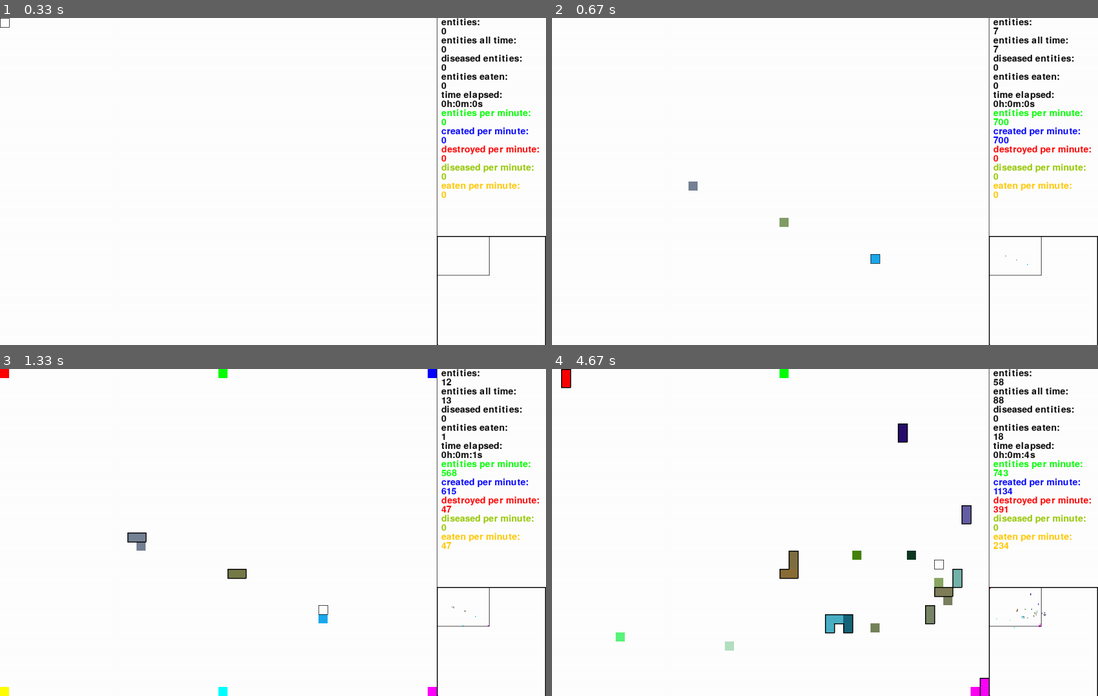
Above: before the commit, frames 1-4 (two rows, left to right).
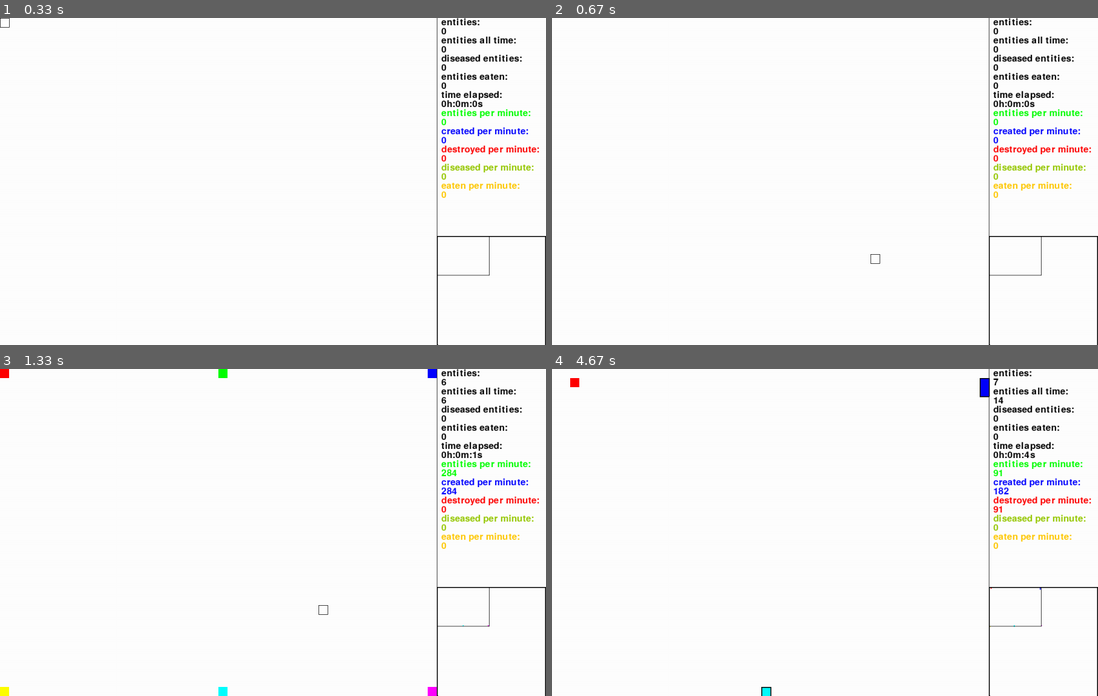
Above: after the commit, the same moments.

Repository: sbwhitt/pygame-life-simulation
Game: pygame game, started from main.py
Two runs of this game, one before a commit and one after it. Both use one fixed random seed, a clock stepped at 60 frames per second and the inputs below.
Inputs (mouse positions are in pixels of both pictures, inside the frame that each line leads up to):
- Up to frame 1 (0.33 s): no input
- Up to frame 2 (0.67 s): press the mouse at (693, 184) at 0.37 s; move the mouse to (786, 217) at 0.47 s; release the mouse at (879, 253) at 0.6 s
- Up to frame 3 (1.33 s): tap Enter at 0.67 s; tap E at 1 s
- Up to frame 4 (4.67 s): right-click (1016, 594) at 1.38 s; tap X at 1.73, 2.03 s; click (666, 470) at 1.75 s; tap E at 1.82 s; press the mouse at (1016, 594) at 2.2 s; move the mouse to (950, 512) at 2.3 s; release the mouse at (885, 431) at 2.43 s; press the mouse at (1016, 594) at 2.53 s; move the mouse to (939, 604) at 2.63 s; release the mouse at (863, 614) at 2.77 s; press the mouse at (1016, 594) at 2.87 s; move the mouse to (825, 620) at 2.97 s; release the mouse at (633, 646) at 3.1 s; press the mouse at (1016, 594) at 3.2 s; move the mouse to (874, 617) at 3.3 s; release the mouse at (732, 637) at 3.43 s; press the mouse at (1016, 594) at 3.53 s; move the mouse to (961, 575) at 3.63 s; release the mouse at (901, 552) at 3.77 s; press the mouse at (1016, 594) at 3.87 s; move the mouse to (1005, 594) at 3.97 s; release the mouse at (988, 591) at 4.1 s; press the mouse at (1016, 594) at 4.2 s; move the mouse to (939, 578) at 4.3 s; release the mouse at (857, 558) at 4.43 s; press the mouse at (1016, 594) at 4.53 s; move the mouse to (939, 561) at 4.63 s

Frame 1 is identical in both runs. In frame 2, 0.3% of the frame differs, in the area x 25-88%, y 2-76%; in frame 3, 0.5%; in frame 4, 2.2%, in the area x 1-91%, y 0-100%.

Commit message:
init drag cursor

Diff:
--- a/src/app.py
+++ b/src/app.py
@@ -1,5 +1,6 @@
 import pygame
 import asyncio
+import src.utils as utils
 import static.colors as colors
 import static.settings as settings
 from src.window import Window
@@ -15,6 +16,10 @@
 x == width == rect.left
 y == height == rect.top
 '''
+
+LEFT_CLICK = 0
+MIDDLE_CLICK = 1
+RIGHT_CLICK = 2
 
 
 class App:
@@ -28,7 +33,7 @@
         self.e_man = EntityManager(self.screen)
         self.c_man = ColonyManager(self.screen)
         self.keys = []
-        self.mouse = Mouse()
+        self.mouse = Mouse(self.window)
         self.stats = Stats(self.screen, self.window.width)
         self.metrics = Metrics()
         self.minimap = MiniMap(self.screen, self.window)
@@ -148,17 +153,23 @@
         return (loc[0]-(loc[0] % settings.ENT_WIDTH), loc[1]-(loc[1] % settings.ENT_WIDTH))
 
     def _handle_mouse_actions(self) -> None:
-        if pygame.mouse.get_pressed(3)[0]:
-            self.e_man.place_entity(self._get_tile_pos(pygame.mouse.get_pos()))
-        if pygame.mouse.get_pressed(3)[1]:
+        # mouse buttons: 0 == left, 1 == middle, 2 == right
+        buttons = pygame.mouse.get_pressed(3)
+        if buttons[LEFT_CLICK]:
+            # pos = utils.get_tile_pos(pygame.mouse.get_pos(), self.window.offset)
+            # self.e_man.place_entity(pos)
+            self.mouse.drag(LEFT_CLICK)
+        else:
+            self.mouse.stop_drag(LEFT_CLICK)
+        if buttons[MIDDLE_CLICK]:
             self.mouse.spawn_outward(self.e_man, self._get_tile_pos(pygame.mouse.get_pos()), self.clock.tock)
-        else: self.mouse.stop_spawn()
-        if pygame.mouse.get_pressed(3)[2]:
-            if not self.mouse.dragging:
-                self.mouse.dragging = True
-                self.mouse.drag_start = pygame.mouse.get_pos()
-            self.window.move(self.mouse.get_drag_dir())
-        else: self.mouse.dragging = False
+        else:
+            self.mouse.stop_spawn()
+        if buttons[RIGHT_CLICK]:
+            self.mouse.drag(RIGHT_CLICK)
+            self.window.move(self.mouse.get_drag_dir(RIGHT_CLICK))
+        else:
+            self.mouse.stop_drag(RIGHT_CLICK)
 
     def _handle_cmd(self, key: str) -> None:
         # cull half of entities
--- a/src/mouse.py
+++ b/src/mouse.py
@@ -3,11 +3,18 @@
 import static.colors as colors
 import static.settings as settings
 from src.entity_manager import EntityManager
+from src.window import Window
+
+LEFT_CLICK = 0
+MIDDLE_CLICK = 1
+RIGHT_CLICK = 2
 
 
 class Cursor:
     def __init__(self):
-        pass
+        self.start = (0, 0)
+        self.end = (0, 0)
+        self.rect = None
 
     def get_points(self) -> list[tuple]:
         pos = pygame.mouse.get_pos()
@@ -20,10 +27,11 @@
 
 
 class Mouse:
-    def __init__(self):
+    def __init__(self, window: Window):
+        self.window = window
         self.cursor = Cursor()
-        self.drag_start = (0, 0)
-        self.dragging = False
+        self.drag_start = [(0, 0), (0, 0), (0, 0)]
+        self.dragging = [False, False, False]
         self.click_timer = 0
         self.spawn_modulus = 250
         self.spawn_interval = 0
@@ -45,22 +53,47 @@
         self.spawn_interval = False
 
     def highlight_cursor(self, screen: pygame.display) -> None:
-        pygame.draw.lines(screen, colors.BLACK, True, points=self.cursor.get_points())
+        if self.dragging[LEFT_CLICK]:
+            pygame.draw.rect(screen, colors.BLACK, self.cursor.rect)
+        else:
+            pygame.draw.lines(screen, colors.BLACK, True, points=self.cursor.get_points())
 
-    def get_drag_dir(self) -> tuple:
+    def drag(self, button: int) -> None:
+        if not self.dragging[button]:
+            self._start_drag(button)
+        elif button == LEFT_CLICK:
+            self.cursor.end = pygame.mouse.get_pos()
+            self._build_cursor_rect(self.window.offset)
+
+    def stop_drag(self, button: int) -> None:
+        self.dragging[button] = False
+
+    def get_drag_dir(self, button: int) -> tuple:
         pos = pygame.mouse.get_pos()
         dirx = 0
         diry = 0
-        if pos[0] > self.drag_start[0]:
+        start = self.drag_start[button]
+        if pos[0] > start[0]:
             dirx = settings.ENT_WIDTH*2
-        elif pos[0] < self.drag_start[0]:
+        elif pos[0] < start[0]:
             dirx = -settings.ENT_WIDTH*2
-        if pos[1] > self.drag_start[1]:
+        if pos[1] > start[1]:
             diry = settings.ENT_WIDTH*2
-        elif pos[1] < self.drag_start[1]:
+        elif pos[1] < start[1]:
             diry = -settings.ENT_WIDTH*2
+        return (dirx, diry)
 
-        return (dirx, diry)
+    # helpers
+    def _start_drag(self, button: int) -> None:
+        self.dragging[button] = True
+        m_pos = pygame.mouse.get_pos()
+        self.drag_start[button] = m_pos
+        if button == LEFT_CLICK:
+            self.cursor.start = m_pos
+            self.drag(LEFT_CLICK)
+
+    def _build_cursor_rect(self, offset: tuple) -> None:
+        self.cursor.rect = utils.get_rect_from_twoples(self.cursor.start, self.cursor.end)
 
     def _increase_spawn_interval(self, elapsed) -> bool:
         self.click_timer += elapsed
--- a/src/utils.py
+++ b/src/utils.py
@@ -1,18 +1,56 @@
 import pygame
 import random
+import static.settings as settings
 
-def add_twoples(c1: tuple, c2: tuple) -> tuple:
+
+def add_twoples(t1: tuple, t2: tuple) -> tuple:
     '''Returns sum of two element tuples'''
-    return (c1[0] + c2[0], c1[1] + c2[1]) if len(c1) == len(c2) == 2 else None
+    return (t1[0] + t2[0], t1[1] + t2[1]) if len(t1) == len(t2) == 2 else None
 
-def multiply_twople_by_constant(coord: tuple, const: int) -> tuple:
+def subtract_twoples(t1: tuple, t2: tuple) -> tuple:
+    '''Returns sum of two element tuples'''
+    return (t1[0] - t2[0], t1[1] - t2[1]) if len(t1) == len(t2) == 2 else None
+
+def multiply_twople_by_constant(t1: tuple, const: int) -> tuple:
     '''Returns two element tuple with all elements multiplied by given constant'''
-    return (coord[0] * const, coord[1] * const) if len(coord) == 2 else None
+    return (t1[0] * const, t1[1] * const) if len(t1) == 2 else None
 
-def get_random_color() -> pygame.Color:
-    '''Returns random pygame color between values 10, 245'''
-    return pygame.Color(
-        random.randint(10, 245),
-        random.randint(10, 245),
-        random.randint(10, 245)
-    )
+def get_random_color(start: int=-1, end: int=-1) -> pygame.Color:
+    '''Returns random pygame color between given values or 10, 245 by default'''
+    if (start > 0 and end > 0) and (start <= 255 and end <= 255):
+        return pygame.Color(
+            random.randint(start, end),
+            random.randint(start, end),
+            random.randint(start, end)
+        )
+    else:
+        return pygame.Color(
+            random.randint(10, 245),
+            random.randint(10, 245),
+            random.randint(10, 245)
+        )
+
+def get_tile_pos(t1: tuple, offset: tuple=None, top_left: bool=False, top_right: bool=False, bottom_left: bool=False, bottom_right: bool=False) -> tuple:
+    '''
+    Returns the tile start coordinates for the position given plus an optional offset.
+    Returns top left point by default
+    '''
+    loc = add_twoples(t1, offset) if offset else t1
+    if top_left:
+        return (loc[0]-(loc[0] % settings.ENT_WIDTH), loc[1]-(loc[1] % settings.ENT_WIDTH))
+    if top_right:
+        return (loc[0]+(loc[0] % settings.ENT_WIDTH), loc[1]-(loc[1] % settings.ENT_WIDTH))
+    if bottom_left:
+        return (loc[0]-(loc[0] % settings.ENT_WIDTH), loc[1]+(loc[1] % settings.ENT_WIDTH))
+    if bottom_right:
+        return (loc[0]+(loc[0] % settings.ENT_WIDTH), loc[1]+(loc[1] % settings.ENT_WIDTH))
+    return (loc[0]-(loc[0] % settings.ENT_WIDTH), loc[1]-(loc[1] % settings.ENT_WIDTH))
+
+def get_rect_from_twoples(t1: tuple, t2: tuple, offset: tuple=None) -> pygame.rect.Rect:
+    '''Returns a pygame rect with top left and bottom right corners t1 and/or t2'''
+    # [t1, t2, (t1[0], t2[1]), (t2[0], t1[1])]
+    left = t1[0] if t1[0] < t2[0] else t2[0]
+    top = t1[1] if t1[1] < t2[1] else t2[1]
+    width = abs(t1[0] - t2[0])
+    height = abs(t1[1] - t2[1])
+    return pygame.rect.Rect(left, top, width, height)
